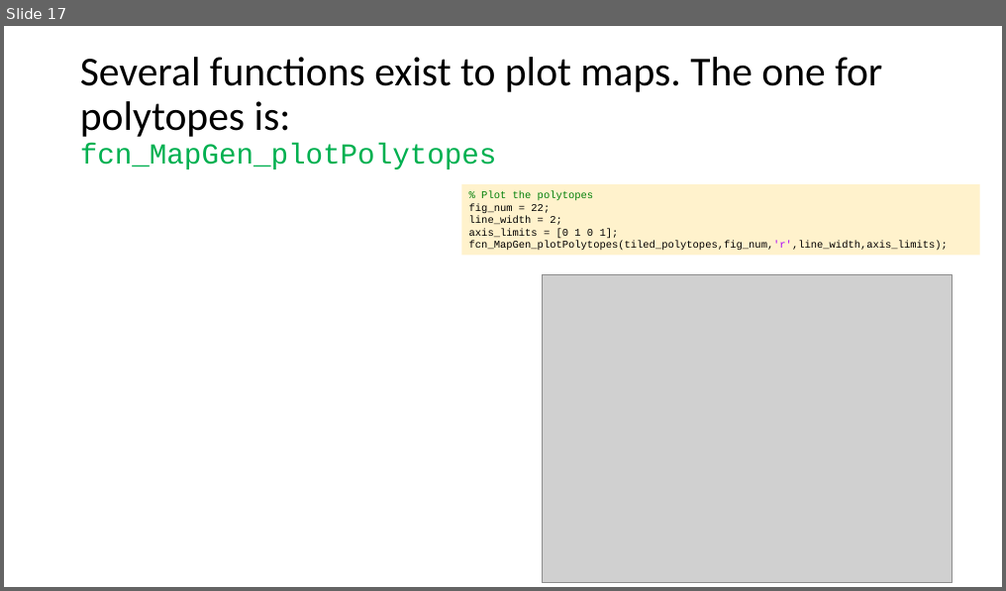
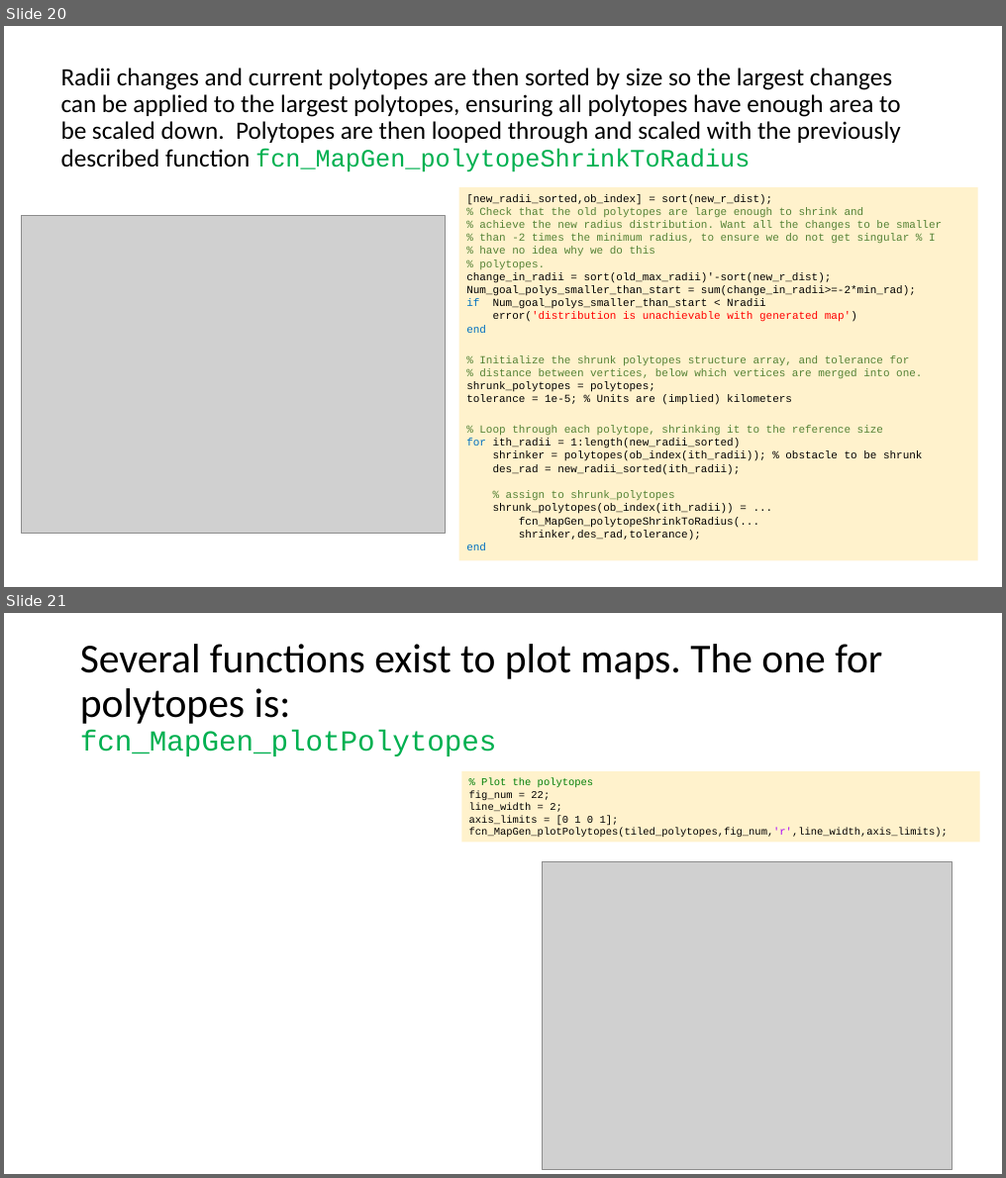
Before and after one commit to ivsg-psu/PathPlanning_MapTools_MapGenClassLibrary, a slide deck: Documents/MapGenClassLibrary.pptx. Shown one above the other, each under a label of ours: slide 17 before the commit, slides 20 and 21 after it. The pictures are 1006x591 and 1006x1178 pixels, drawn with LibreOffice and Linux fonts; fonts in the diff are those of the drawing; grey boxes stand for pictures. Boxes give left, top, right and bottom in pixels: in the first picture for what was removed or moved away, otherwise in the second. Text is boxed around its words. In the diff, an @@ line names an element or a change of style, - is before the commit and + after.

Commit message:
adding documentation of polytope shrinking

```diff
--- a/Documents/MapGenClassLibrary.pptx
+++ b/Documents/MapGenClassLibrary.pptx
@@ slide 20 added at bbox=[4, 26, 1002, 587], background #FFFFFF @@
@@ title added at bbox=[61, 68, 901, 173], 24 pt, text #000000 @@
+Radii changes and current polytopes are then sorted by size so the largest changes can be applied to the largest polytopes, ensuring all polytopes have enough area to be scaled down. Polytopes are then looped through and scaled with the previously described function fcn_MapGen_polytopeShrinkToRadius
@@ rectangle added at bbox=[459, 187, 978, 562], fill #FFF2CC, 10.5 pt, text #000000 @@
+[new_radii_sorted,ob_index] = sort(new_r_dist);
+% Check that the old polytopes are large enough to shrink and
+% achieve the new radius distribution. Want all the changes to be smaller
+% than -2 times the minimum radius, to ensure we do not get singular % I
+% have no idea why we do this
+% polytopes.
+change_in_radii = sort(old_max_radii)'-sort(new_r_dist);
+Num_goal_polys_smaller_than_start = sum(change_in_radii>=-2*min_rad);
+if Num_goal_polys_smaller_than_start < Nradii
+error('distribution is unachievable with generated map')
+end
+% Initialize the shrunk polytopes structure array, and tolerance for
+% distance between vertices, below which vertices are merged into one.
+shrunk_polytopes = polytopes;
+tolerance = 1e-5; % Units are (implied) kilometers
+% Loop through each polytope, shrinking it to the reference size
+for ith_radii = 1:length(new_radii_sorted)
+shrinker = polytopes(ob_index(ith_radii)); % obstacle to be shrunk
+des_rad = new_radii_sorted(ith_radii);
+% assign to shrunk_polytopes
+shrunk_polytopes(ob_index(ith_radii)) = ...
+fcn_MapGen_polytopeShrinkToRadius(...
+shrinker,des_rad,tolerance);
+end
@@ picture added at bbox=[21, 215, 445, 534] @@
@@ what was slide 17 is now slide 21 @@
```
Also in this commit, not shown: 3 other slides added.
